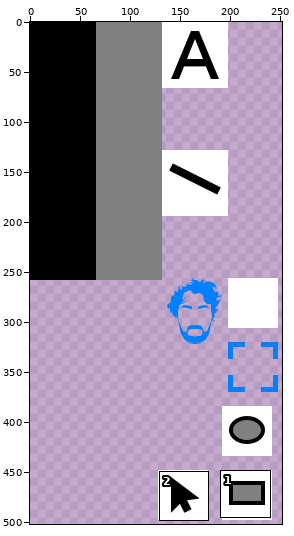
Two versions of one sprite sheet, whsvg/images/shared-0-sheet1.png. The picture above shows the old version from afar; the outline marks the close-up.
Close-up. Before:
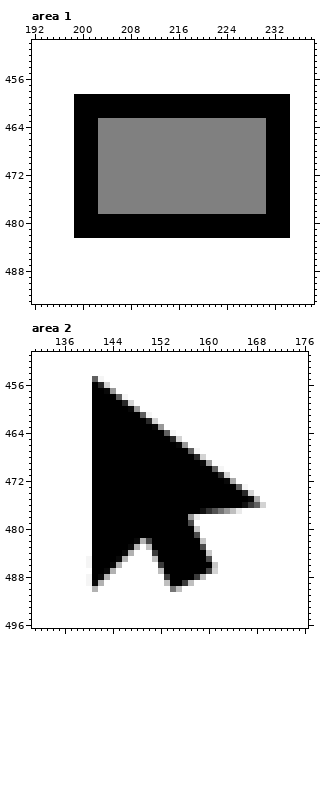
The file is 256x512 pixels. Pixels under 10% opacity are left out. Colours within 5 levels of each other are drawn and written as one. Shown: area 1: x 192..238, y 450..493; area 2: x 131..176, y 451..496. The wide view leaves out empty margins. The commit also changed other parts of the picture, which this record leaves out.
After the commit:
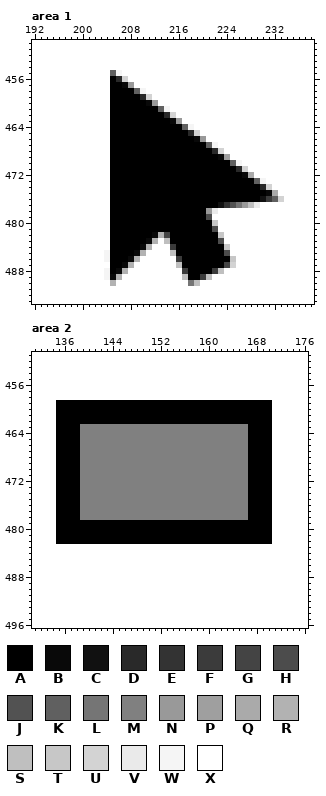
Palette (. is transparent): A #000000  B #090909  C #111111  D #292929  E #333333  F #3b3b3b  G #444444  H #4c4c4c  J #525252  K #606060  L #757575  M #808080  N #999999  P #9f9f9f  Q #aaaaaa  R #b2b2b2  S #bfbfbf  T #c7c7c7  U #d3d3d3  V #eaeaea  W #f5f5f5  X #ffffff
What changed:
Changed rows in their new state; - is an unchanged pixel.
Area 1:
first column x 199:
455 ------KW----------------------------
456 ------ADU---------------------------
457 ------AABN--------------------------
458 ------AAAAKW------------------------
459 XXXXXX-----DUXXXXXXXXXXXXXXXXXXXXXXX
460 XXXXXX------BNXXXXXXXXXXXXXXXXXXXXXX
461 XXXXXX--------KWXXXXXXXXXXXXXXXXXXXX
462 XXXXXX---------DUXXXXXXXXXXXXXXXXXXX
463 XXXXXXAAAAAAAAAABNXXXXXXXXXXXXXXXXXX
464 XXXXXXAAAAAAAAAAAAKWXXXXXXXXXXXXXXXX
465 XXXXXXAAAAAAAAAAAAADUXXXXXXXXXXXXXXX
466 XXXXXXAAAAAAAAAAAAAABNXXXXXXXXXXXXXX
467 XXXXXXAAAAAAAAAAAAAAAAKWXXXXXXXXXXXX
468 XXXXXXAAAAAAAAAAAAAAAAADUXXXXXXXXXXX
469 XXXXXXAAAAAAAAAAAAAAAAAABPXXXXXXXXXX
470 XXXXXXAAAAAAAAAAAAAAAAAAAAKWXXXXXXXX
471 XXXXXXAAAAAAAAAAAAAAAAAAAAADUXXXXXXX
472 XXXXXXAAAAAAAAAAAAAAAAAAAAAABQXXXXXX
473 XXXXXXAAAAAAAAAAAAAAAAAAAAAAAAKWXXXX
474 XXXXXXAAAAAAAAAAAAAAAAAAAAAAAAADUXXX
475 XXXXXXAAAAAAAAAAAAAAAAAAAAAAAAAABQXX
476 XXXXXXAAAAAAAAAAAAAAAAAAAAAAAAACFKUX
477 XXXXXXAAAAAAAAAAAAAAAAAACEJLNSVXXXXX
478 XXXXXXAAAAAAAAAAAAAAAANVXXXXXXXXXXXX
479 XXXXXX----------------HXXXXXXXXXXXXX
480 XXXXXX-----------------TXXXXXXXXXXXX
481 XXXXXX-----------------HXXXXXXXXXXXX
482 XXXXXX-------BRG--------TXXXXXXXXXXX
483 ------AAAAAABR-SAAAAAAAAH-----------
484 ------AAAAABR---FAAAAAAAAT----------
485 -----WAAAABR----SAAAAAAAAH----------
486 -----WAAABR------FAAAAAAAAT---------
487 ------AABR-------SAAAAAAAGU---------
488 -----WABR---------FAAAAFS-----------
489 -----WBR----------SAAFS-------------
490 ------R------------LS---------------
Area 2:
first column x 135:
455 ------XX----------------------------
456 ------XXX---------------------------
457 ------XXXX--------------------------
458 ------XXXXXX------------------------
459 AAAAAA-----AAAAAAAAAAAAAAAAAAAAAAAAA
460 AAAAAA------AAAAAAAAAAAAAAAAAAAAAAAA
461 AAAAAA--------AAAAAAAAAAAAAAAAAAAAAA
462 AAAAAA---------AAAAAAAAAAAAAAAAAAAAA
463 AAAAMMMMMMMMMMMMMMMMMMMMMMMMMMMMAAAA
464 AAAAMMMMMMMMMMMMMMMMMMMMMMMMMMMMAAAA
465 AAAAMMMMMMMMMMMMMMMMMMMMMMMMMMMMAAAA
466 AAAAMMMMMMMMMMMMMMMMMMMMMMMMMMMMAAAA
467 AAAAMMMMMMMMMMMMMMMMMMMMMMMMMMMMAAAA
468 AAAAMMMMMMMMMMMMMMMMMMMMMMMMMMMMAAAA
469 AAAAMMMMMMMMMMMMMMMMMMMMMMMMMMMMAAAA
470 AAAAMMMMMMMMMMMMMMMMMMMMMMMMMMMMAAAA
471 AAAAMMMMMMMMMMMMMMMMMMMMMMMMMMMMAAAA
472 AAAAMMMMMMMMMMMMMMMMMMMMMMMMMMMMAAAA
473 AAAAMMMMMMMMMMMMMMMMMMMMMMMMMMMMAAAA
474 AAAAMMMMMMMMMMMMMMMMMMMMMMMMMMMMAAAA
475 AAAAMMMMMMMMMMMMMMMMMMMMMMMMMMMMAAAA
476 AAAAMMMMMMMMMMMMMMMMMMMMMMMMMMMMAAAA
477 AAAAMMMMMMMMMMMMMMMMMMMMMMMMMMMMAAAA
478 AAAAMMMMMMMMMMMMMMMMMMMMMMMMMMMMAAAA
479 AAAAAA----------------AAAAAAAAAAAAAA
480 AAAAAA-----------------AAAAAAAAAAAAA
481 AAAAAA-----------------AAAAAAAAAAAAA
482 AAAAAA-------AAA--------AAAAAAAAAAAA
483 ------XXXXXXXX-XXXXXXXXXX-----------
484 ------XXXXXXX---XXXXXXXXXX----------
485 -----XXXXXXX----XXXXXXXXXX----------
486 -----XXXXXX------XXXXXXXXXX---------
487 ------XXXX-------XXXXXXXXXX---------
488 -----XXXX---------XXXXXXX-----------
489 -----XXX----------XXXXX-------------
490 ------X------------XX---------------
